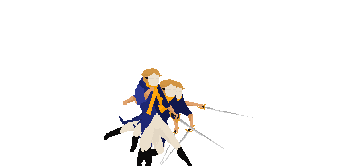
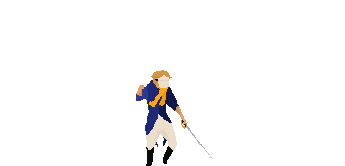
Layer changes from the first w=345, h=166 image to the second:
hid "sept.png" over 135, 68, 224, 166
painted on "8" over 136, 70, 213, 166
hid "7", painted on it over 137, 79, 179, 166
hid "6" over 130, 81, 195, 166
hid "5" over 104, 79, 253, 166
